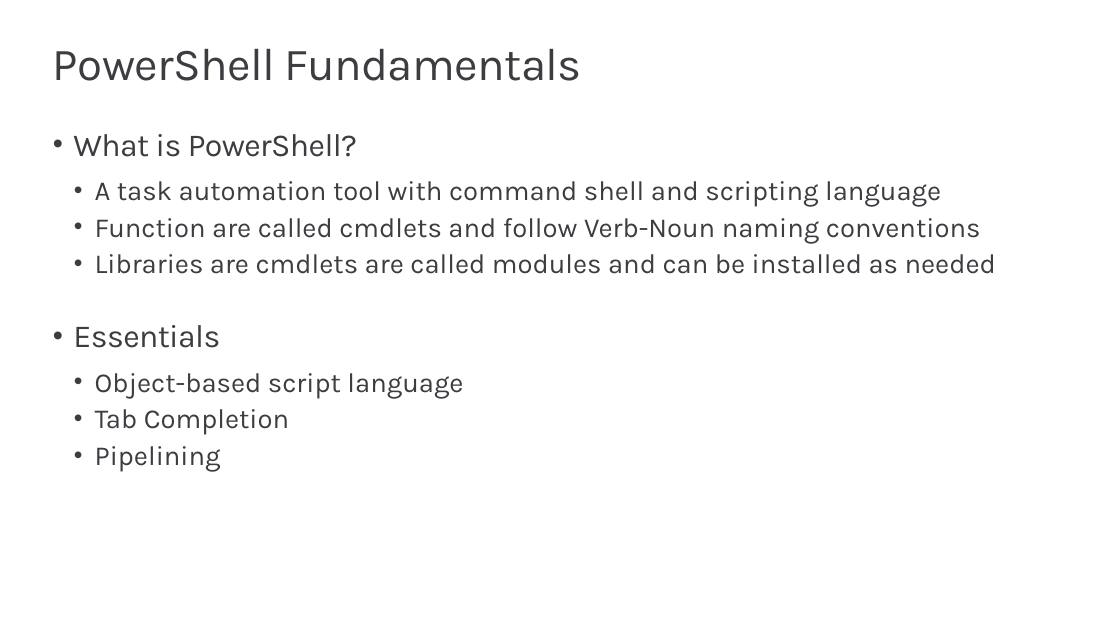
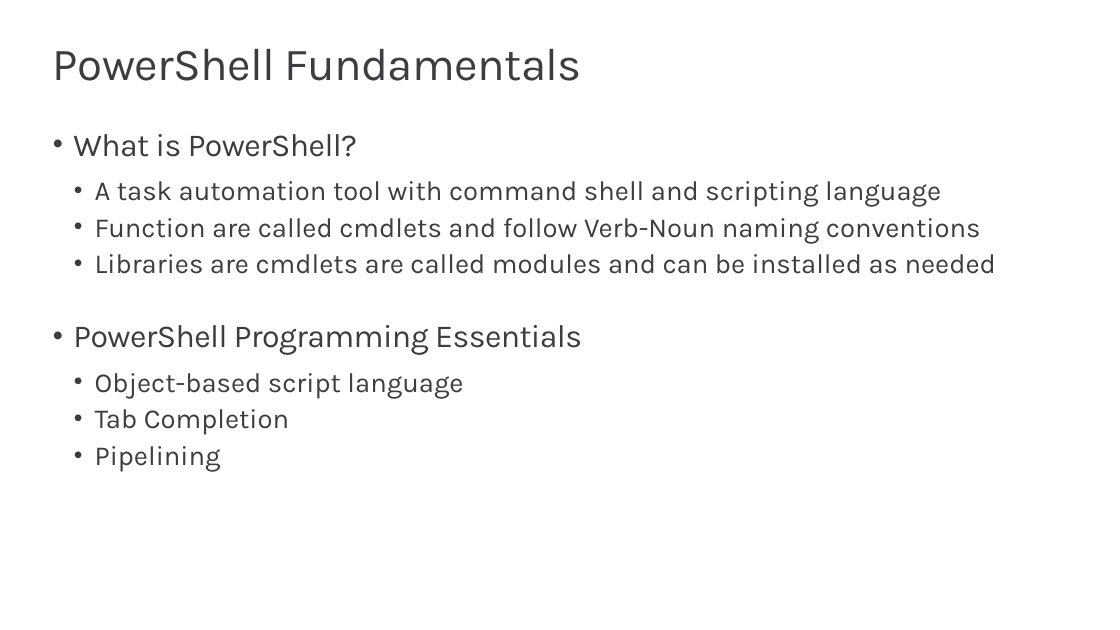
Before and after one commit to PowerBiDevCamp/Camp-Sessions, a slide deck: slide 6 of Session 02 - Writing PowerShell Script for Power BI.pptx (slide 5 before the commit). Drawn at 1120x630 pixels with LibreOffice and Linux fonts; fonts in the diff are those of the drawing; background and template pictures are left out. Boxes give left, top, right and bottom in pixels: in the first picture for what was removed or moved away, otherwise in the second. Text is boxed around its words. In the diff, an @@ line names an element or a change of style, - is before the commit and + after.

```diff
--- a/Session 02 - Writing PowerShell Script for Power BI.pptx
+++ b/Session 02 - Writing PowerShell Script for Power BI.pptx
@@ text at bbox=[73, 325, 582, 355]: text changed @@
-• Essentials
+• PowerShell Programming Essentials
```
Also in this commit, not shown: 17 other slides changed, 22 slides added, 14 slides removed, 1 other file.
